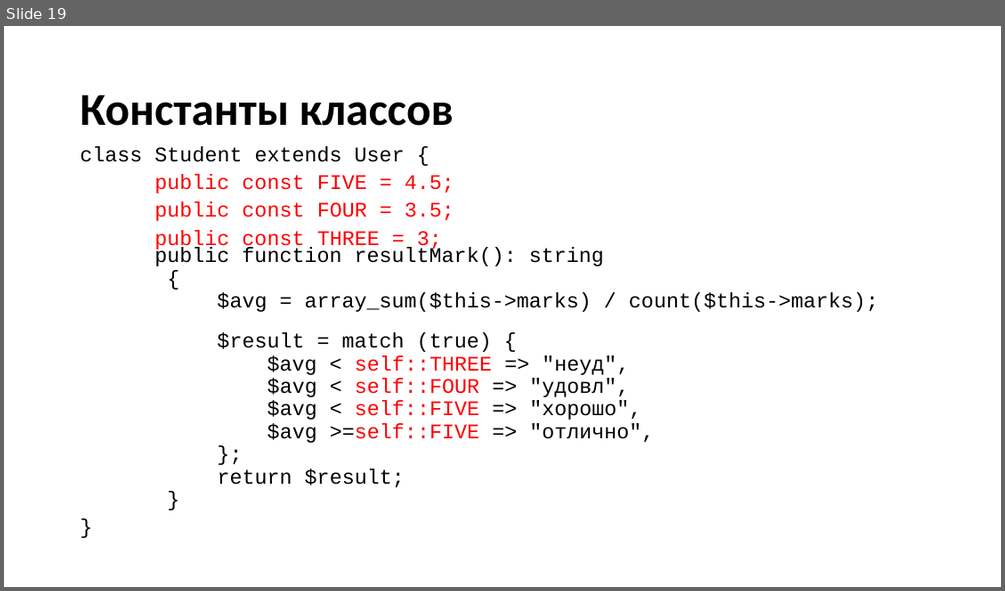
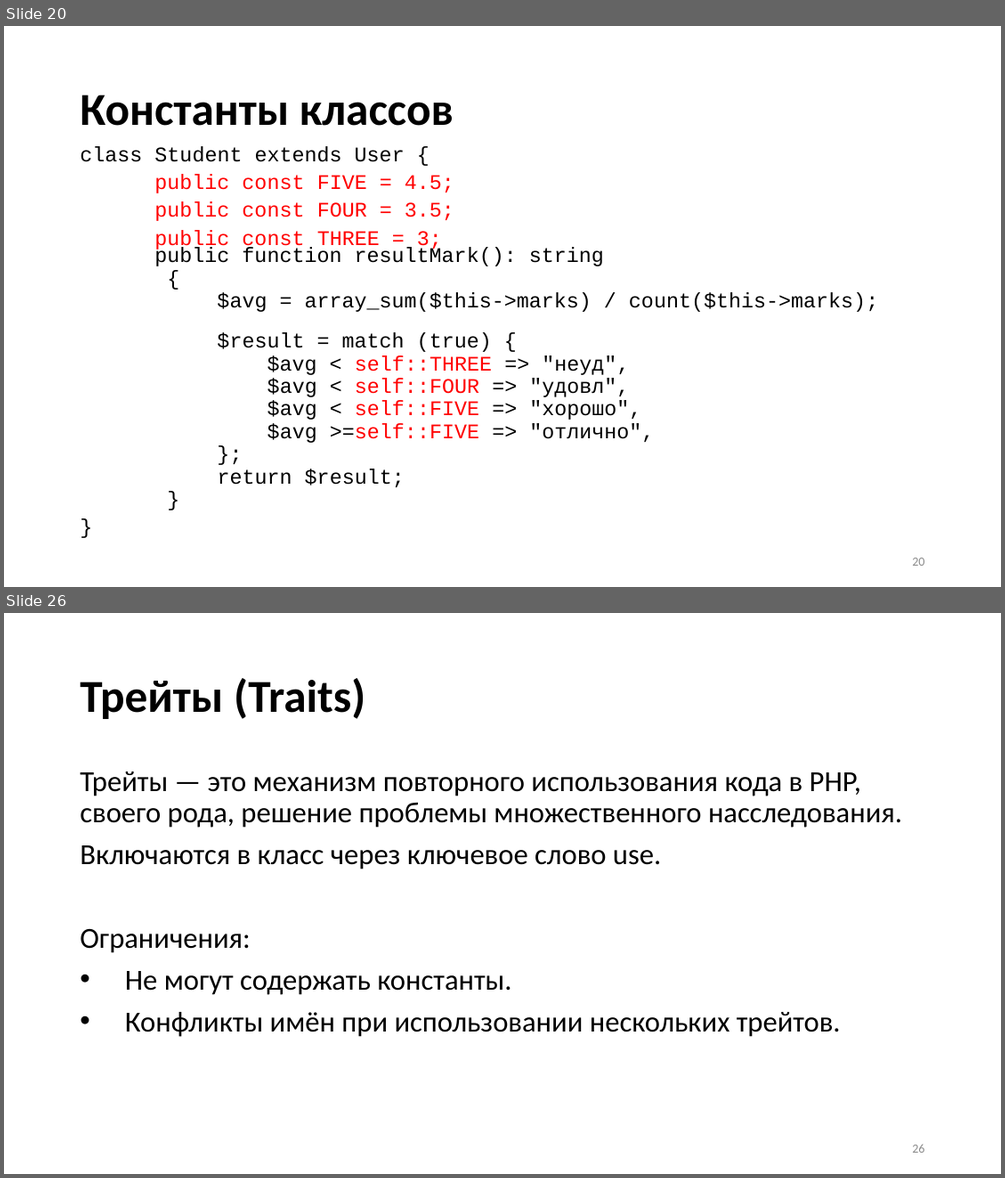
Before and after one commit to neverlaaazy/WebDev-docs, a slide deck: 6 PHP ООП.pptx. Shown one above the other, each under a label of ours: slide 19 before the commit, slides 20 and 26 after it; the slides between them are not shown. The pictures are 1005x591 and 1005x1178 pixels, drawn with LibreOffice and Linux fonts; fonts in the diff are those of the drawing. Boxes give left, top, right and bottom in pixels: in the first picture for what was removed or moved away, otherwise in the second. Text is boxed around its words. In the diff, an @@ line names an element or a change of style, - is before the commit and + after.

```diff
--- a/6 PHP ООП.pptx
+++ b/6 PHP ООП.pptx
@@ slide 26 added at [4, 613, 1001, 1174], background #FFFFFF @@
@@ title added at [80, 678, 365, 719], 44 pt, text #000000, bold @@
+Трейты (Traits)
@@ text added at [80, 771, 902, 1037], 28 pt, text #000000 @@
+Трейты — это механизм повторного использования кода в PHP, своего рода, решение проблемы множественного насследования.
+Включаются в класс через ключевое слово use.
+Ограничения:
+• Не могут содержать константы.
+• Конфликты имён при использовании нескольких трейтов.
@@ page number added at [912, 1144, 924, 1152], 12 pt, text #8C8C8C @@
+26
@@ what was slide 19 is now slide 20 @@
@@ slide 20 changed as well @@
@@ page number added at [912, 557, 924, 565], 12 pt, text #8C8C8C @@
+20
```
Also in this commit, not shown: 18 other slides changed, 7 other slides added.
